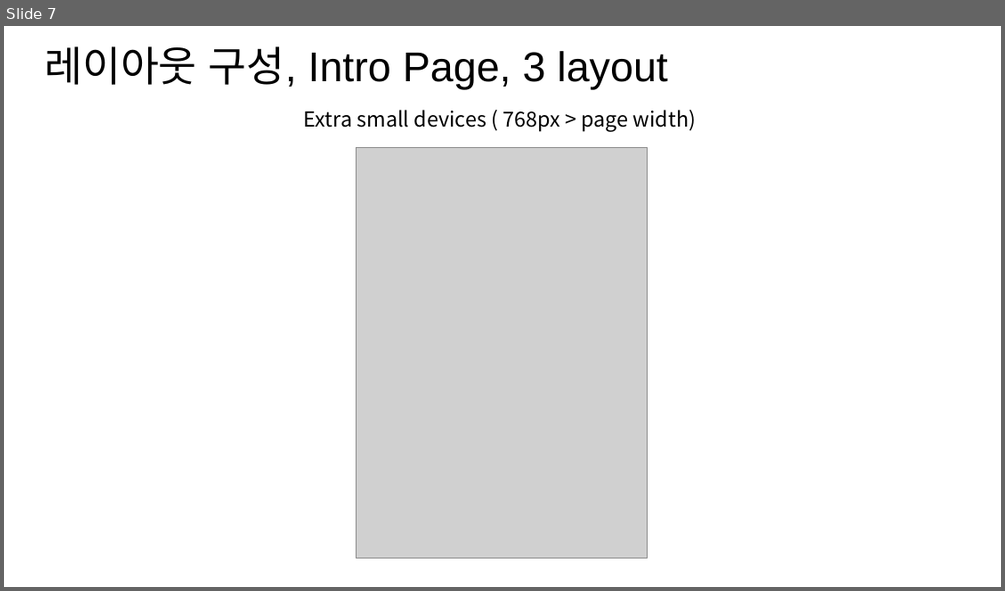
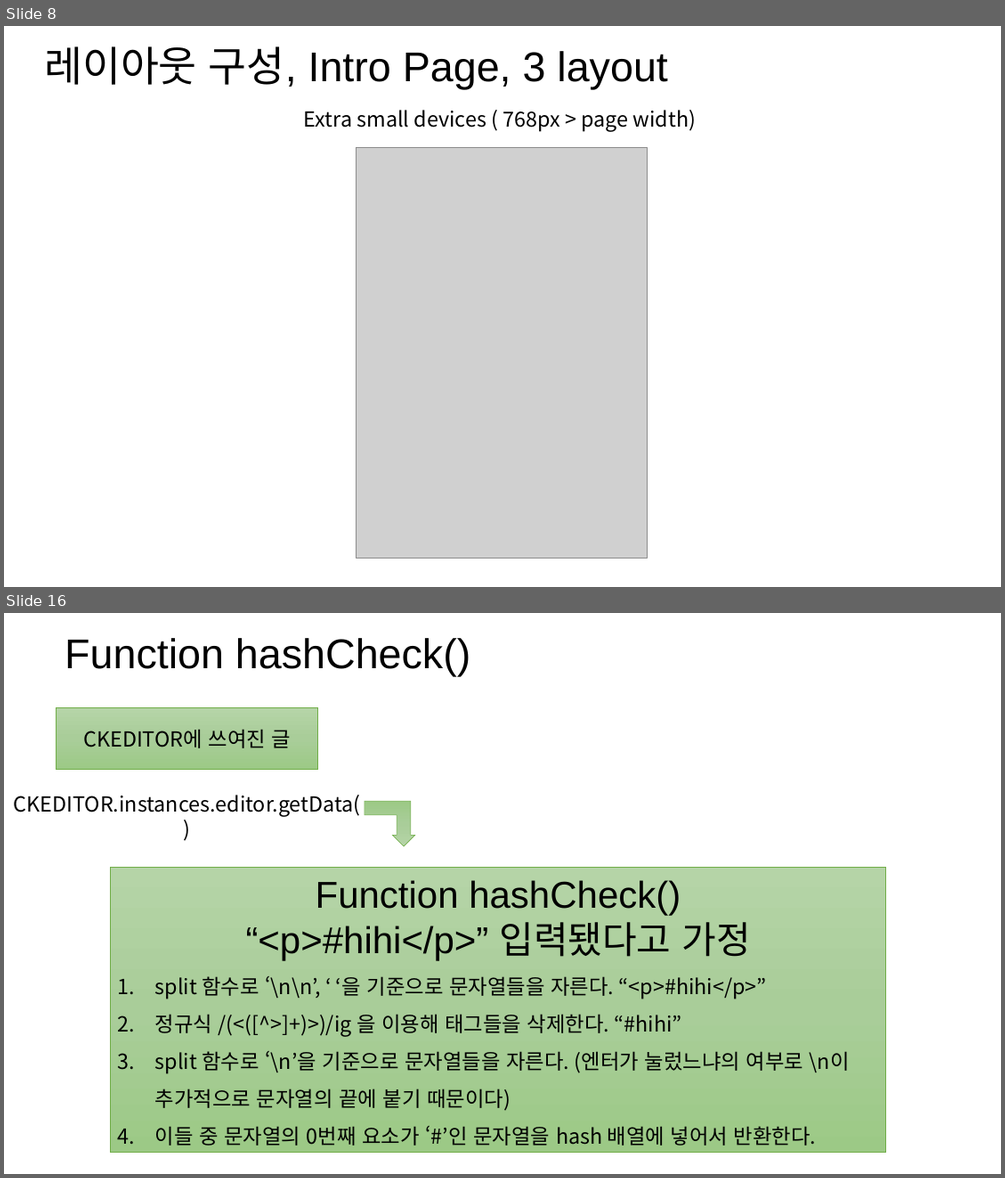
Before and after one commit to naem1023/PROJECT_webProgramming, a slide deck: project_doc_201611263_박성호.pptx. Shown one above the other, each under a label of ours: slide 7 before the commit, slides 8 and 16 after it; the slides between them are not shown. The pictures are 1005x591 and 1005x1178 pixels, drawn with LibreOffice and Linux fonts; fonts in the diff are those of the drawing; grey boxes stand for pictures. Boxes give left, top, right and bottom in pixels: in the first picture for what was removed or moved away, otherwise in the second. Text is boxed around its words. In the diff, an @@ line names an element or a change of style, - is before the commit and + after.

```diff
--- a/project_doc_201611263_박성호.pptx
+++ b/project_doc_201611263_박성호.pptx
@@ slide 16 added at <box>4,613,1001,1174</box>, background #FFFFFF @@
@@ text added at <box>65,638,470,676</box>, 40 pt, text #000000 @@
+Function hashCheck()
@@ rectangle added at <box>57,708,318,770</box>, fill gradient #B5D5A7 to #AACE9A to #9CC987, outline #70AD47 0.5 pt, 20 pt, text #000000 @@
+CKEDITOR에 쓰여진 글
@@ text added at <box>14,795,361,817</box>, 20 pt, text #000000 @@
+CKEDITOR.instances.editor.getData()
@@ bent up arrow added at <box>364,801,415,846</box>, fill gradient #B5D5A7 to #AACE9A to #9CC987, outline #70AD47 0.5 pt @@
@@ rectangle added at <box>110,867,886,1152</box>, fill gradient #B5D5A7 to #AACE9A to #9CC987, outline #70AD47 0.5 pt, 20 pt, text #000000 @@
+Function hashCheck()
+“<p>#hihi</p>” 입력됐다고 가정
+1. split 함수로 ‘\n\n’, ‘ ‘을 기준으로 문자열들을 자른다. “<p>#hihi</p>”
+2. 정규식 /(<([^>]+)>)/ig 을 이용해 태그들을 삭제한다. “#hihi”
+3. split 함수로 ‘\n’을 기준으로 문자열들을 자른다. (엔터가 눌렀느냐의 여부로 \n이 추가적으로 문자열의 끝에 붙기 때문이다)
+4. 이들 중 문자열의 0번째 요소가 ‘#’인 문자열을 hash 배열에 넣어서 반환한다.
@@ what was slide 7 is now slide 8 @@
```
Also in this commit, not shown: 1 slide changed, 14 other slides added, 1 slide removed, 7 other files.
